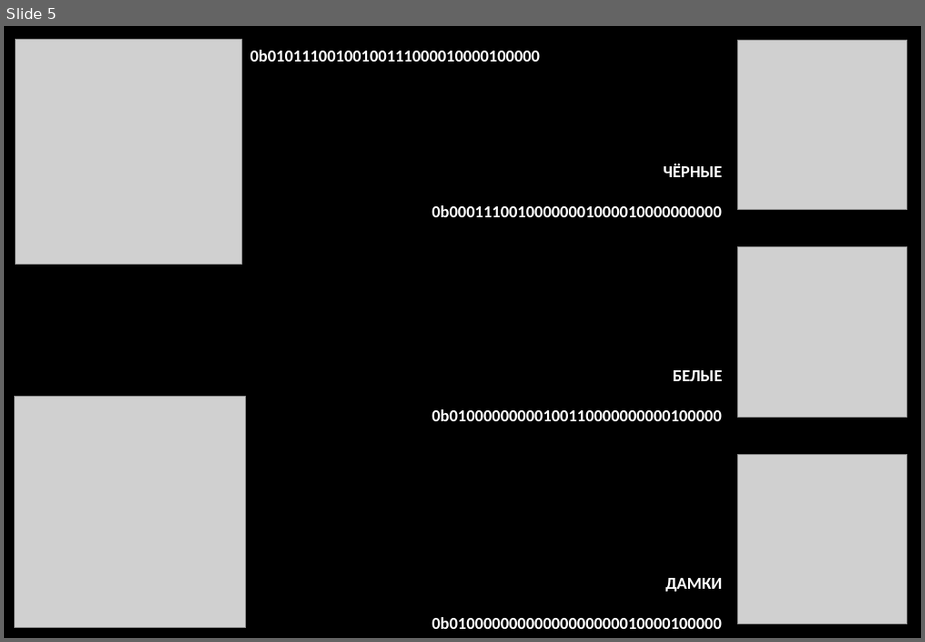
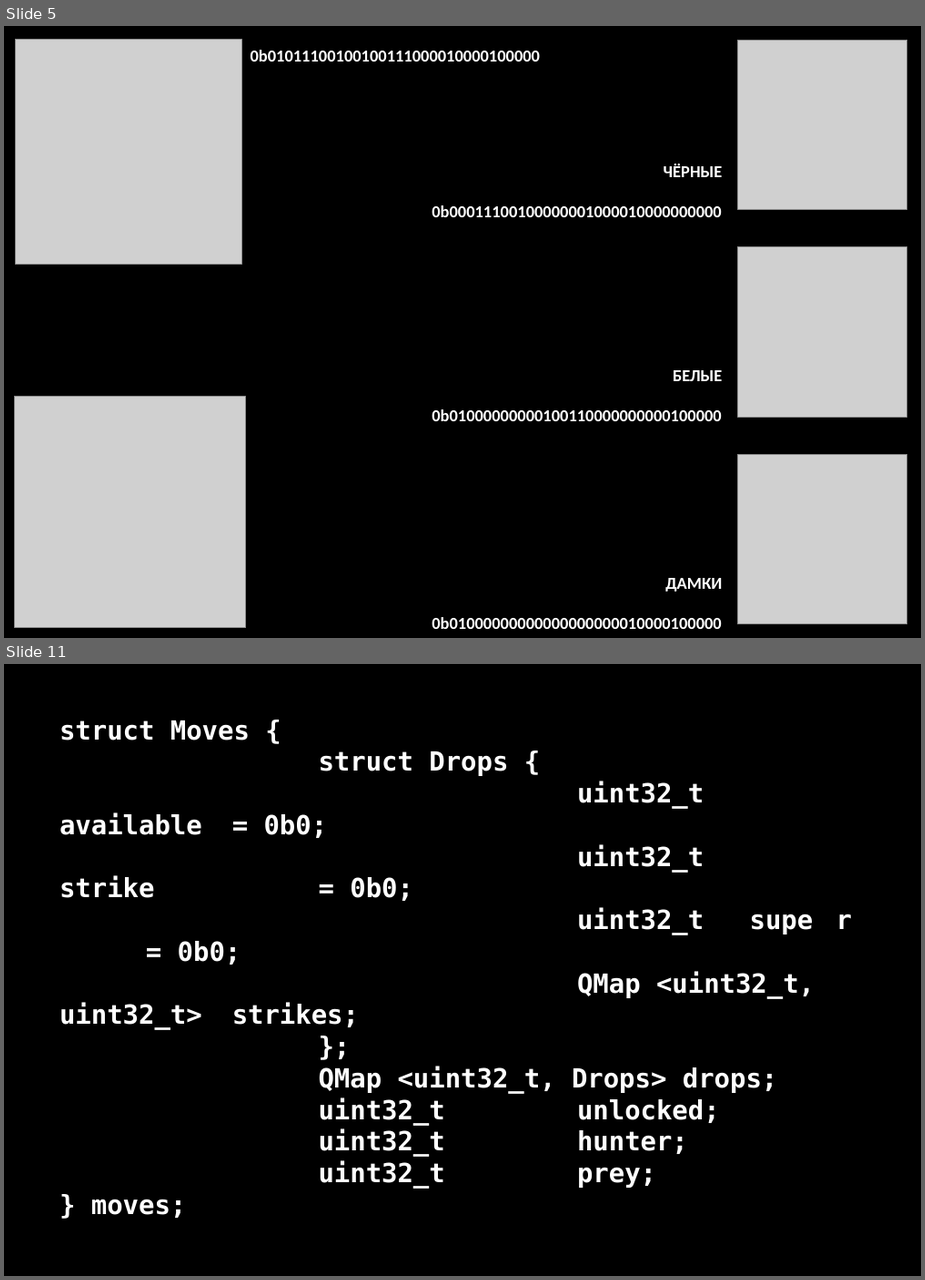
Before and after one commit to hydroplexus/checker-ass, a slide deck: _.doc/_.checker-ass-presentation.odp. Shown one above the other, each under a label of ours: slide 5 before the commit, slides 5 and 11 after it; the slides between them are not shown. The pictures are 925x642 and 925x1280 pixels, drawn with LibreOffice and Linux fonts; fonts in the diff are those of the drawing; grey boxes stand for pictures. Boxes give left, top, right and bottom in pixels: in the first picture for what was removed or moved away, otherwise in the second. Text is boxed around its words. In the diff, an @@ line names an element or a change of style, - is before the commit and + after.

```diff
--- a/_.doc/_.checker-ass-presentation.odp
+++ b/_.doc/_.checker-ass-presentation.odp
@@ slide 11 added at box(4, 664, 921, 1276), background #000000 @@
@@ text added at box(60, 720, 852, 1188), 22 pt, text #FFFFFF, bold @@
+struct Moves {
+struct Drops {
+uint32_t available = 0b0;
+uint32_t strike = 0b0;
+uint32_t supe r = 0b0;
+QMap <uint32_t, uint32_t> strikes;
+};
+QMap <uint32_t, Drops> drops;
+uint32_t unlocked;
+uint32_t hunter;
+uint32_t prey;
+} moves;
```
Also in this commit, not shown: 7 other slides added, 3 slides removed, 10 other files.
